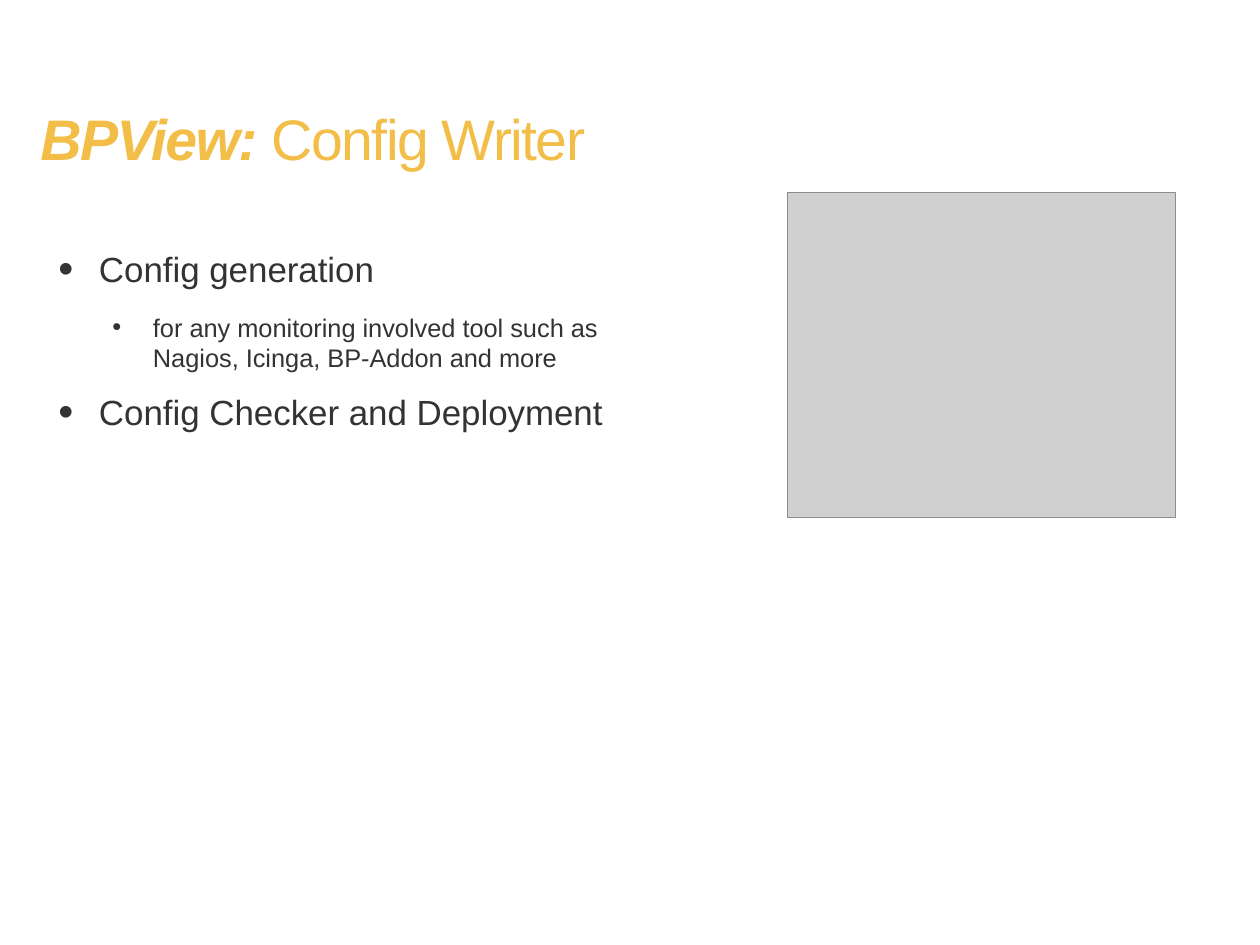
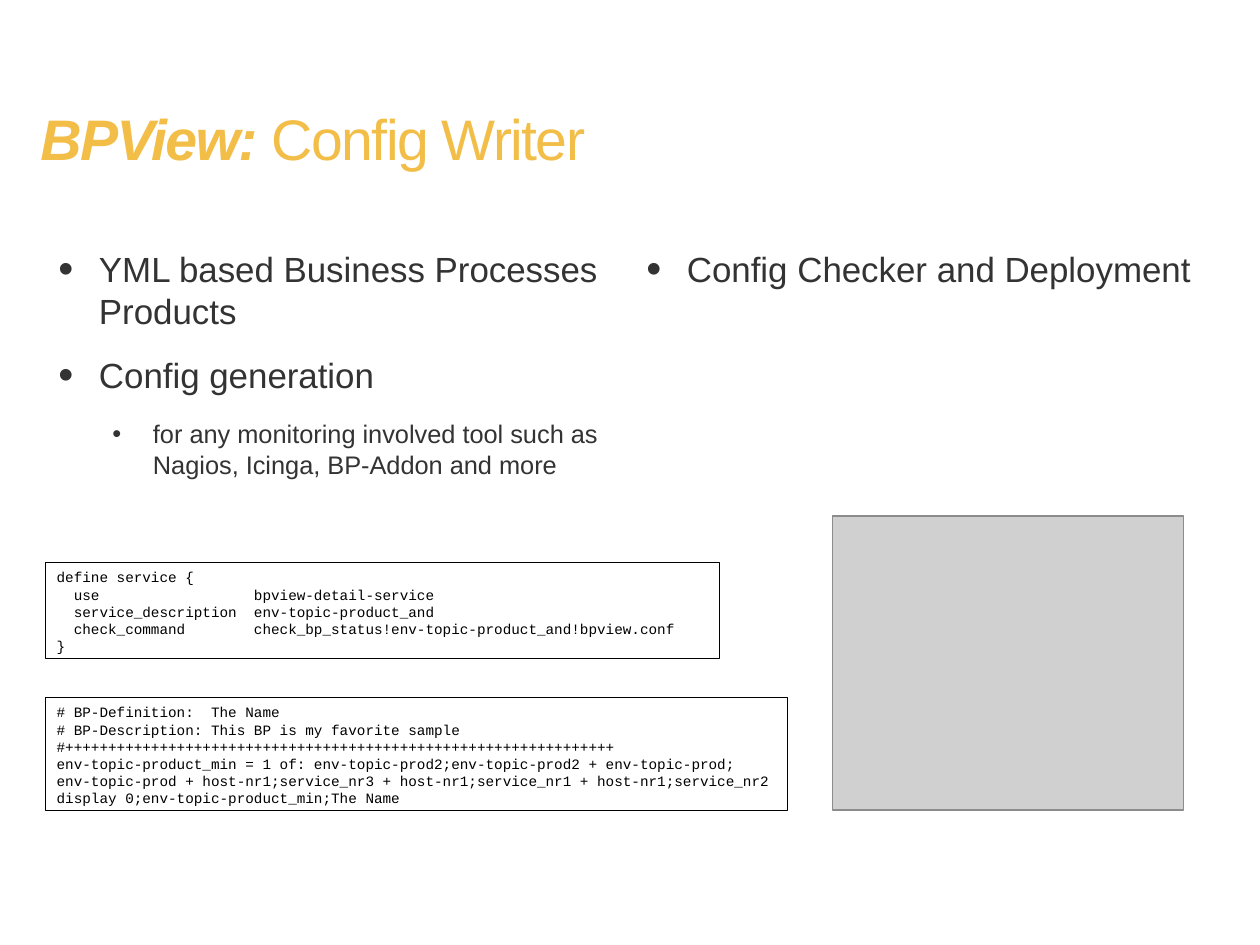
Before and after one commit to BPView/BPView, a slide deck: slide 5 of docs/BPView - The_Project.odp. Drawn at 1260x945 pixels with LibreOffice and Linux fonts; fonts in the diff are those of the drawing; grey boxes stand for pictures; background and template pictures are left out. Boxes give left, top, right and bottom in pixels: in the first picture for what was removed or moved away, otherwise in the second. Text is boxed around its words. In the diff, an @@ line names an element or a change of style, - is before the commit and + after.

Commit message:
präsi

```diff
--- a/docs/BPView - The_Project.odp
+++ b/docs/BPView - The_Project.odp
@@ text at (x1=99, y1=256, x2=598, y2=325): paragraph added @@
+• YML based Business Processes Products
@@ text added at (x1=687, y1=256, x2=1191, y2=289), 22 pt, text #333333 @@
+• Config Checker and Deployment
@@ text at (x1=99, y1=399, x2=603, y2=432): paragraph removed @@
-• Config Checker and Deployment
@@ picture resized from (x1=788, y1=192, x2=1177, y2=517) to (x1=832, y1=516, x2=1183, y2=810) @@
@@ rectangle added at (x1=45, y1=563, x2=720, y2=659), outline #000000 0.57 pt, 9 pt, text #000000 @@
+define service {
+use bpview-detail-service
+service_description env-topic-product_and
+check_command check_bp_status!env-topic-product_and!bpview.conf
+}
@@ rectangle added at (x1=45, y1=697, x2=788, y2=811), outline #000000 0.57 pt, 9 pt, text #000000 @@
+# BP-Definition: The Name
+# BP-Description: This BP is my favorite sample
+#++++++++++++++++++++++++++++++++++++++++++++++++++++++++++++++++
+env-topic-product_min = 1 of: env-topic-prod2;env-topic-prod2 + env-topic-prod;
+env-topic-prod + host-nr1;service_nr3 + host-nr1;service_nr1 + host-nr1;service_nr2
+display 0;env-topic-product_min;The Name
```
